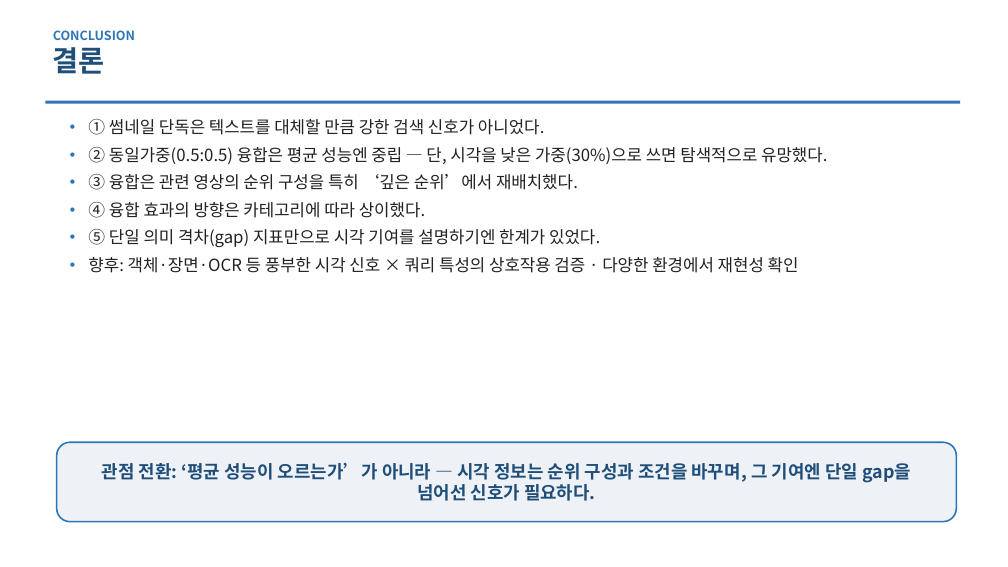
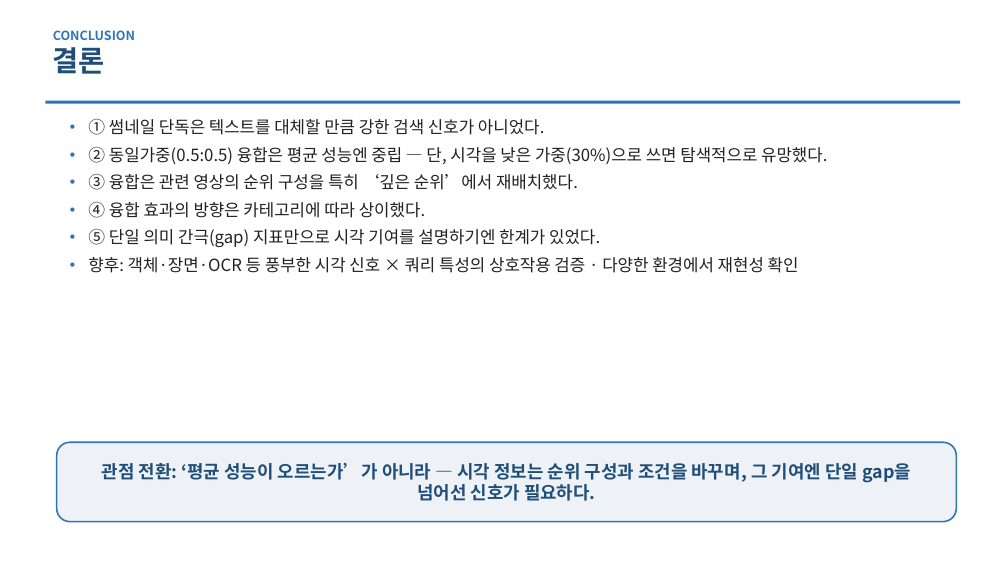
Before and after one commit to ThirdActiveDataExTech/thirdparty-metadata-ingestion, a slide deck: slide 13 of docs/research/P05_thumbnail_fusion/paper_KIICE_발표초안.pptx. Drawn at 1008x567 pixels with LibreOffice and Linux fonts; fonts in the diff are those of the drawing. Boxes give left, top, right and bottom in pixels: in the first picture for what was removed or moved away, otherwise in the second. Text is boxed around its words. In the diff, an @@ line names an element or a change of style, - is before the commit and + after.

```diff
--- a/docs/research/P05_thumbnail_fusion/paper_KIICE_발표초안.pptx
+++ b/docs/research/P05_thumbnail_fusion/paper_KIICE_발표초안.pptx
@@ text at (88, 229, 600, 247): text changed @@
-• ⑤ 단일 의미 격차(gap) 지표만으로 시각 기여를 설명하기엔 한계가 있었다.
+• ⑤ 단일 의미 간극(gap) 지표만으로 시각 기여를 설명하기엔 한계가 있었다.
```
Also in this commit, not shown: 3 other slides changed, 10 other files.
